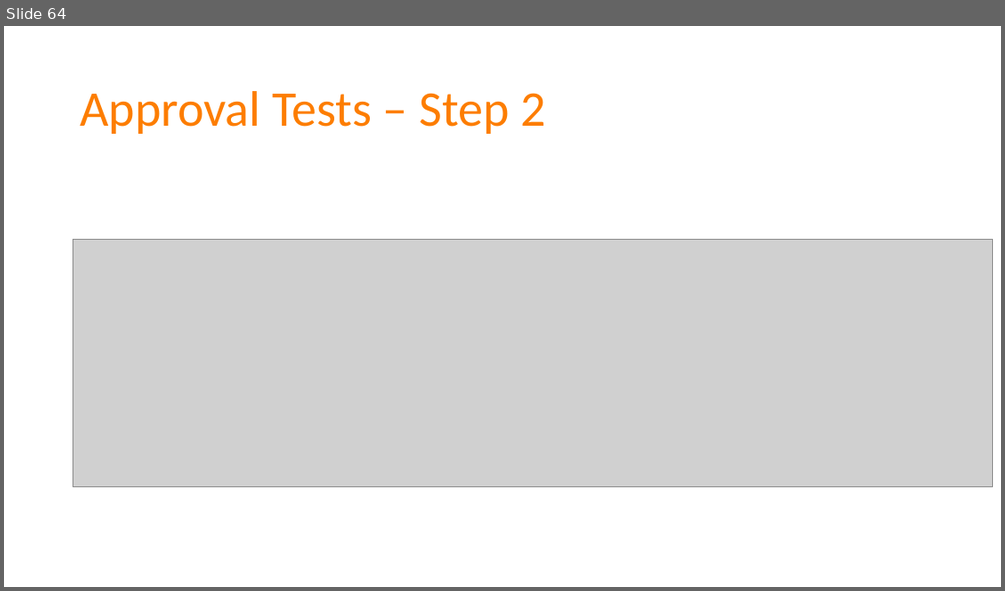
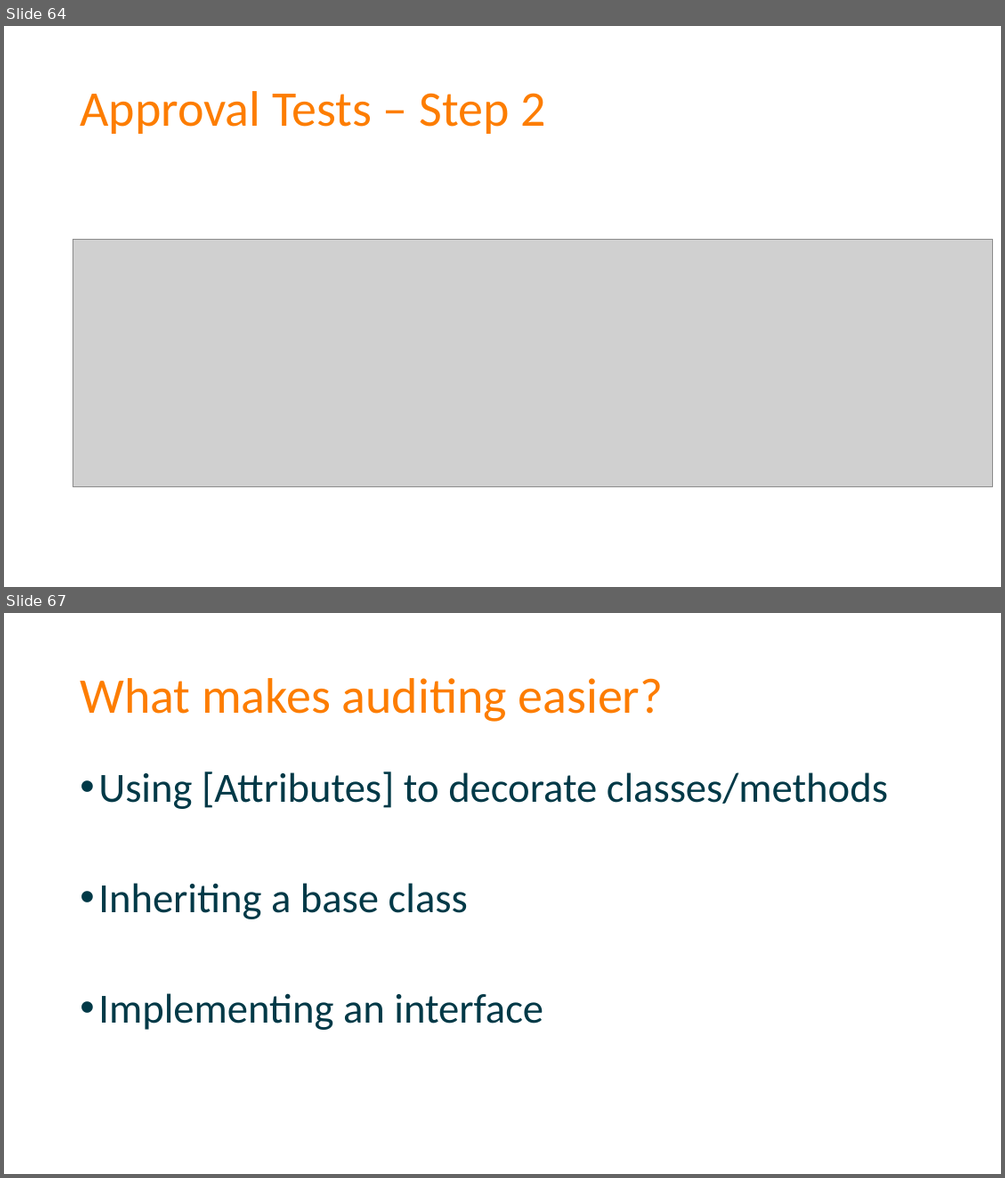
Before and after one commit to spetryjohnson/Talk---Dont-Write-Secure-Code-Design-Secure-Systems, a slide deck: Secure Systems - CodeMash 2017.pptx. Shown one above the other, each under a label of ours: slide 64 before the commit, slides 64 and 67 after it; the slides between them are not shown. The pictures are 1005x591 and 1005x1178 pixels, drawn with LibreOffice and Linux fonts; fonts in the diff are those of the drawing; grey boxes stand for pictures. Boxes give left, top, right and bottom in pixels: in the first picture for what was removed or moved away, otherwise in the second. Text is boxed around its words. In the diff, an @@ line names an element or a change of style, - is before the commit and + after.

```diff
--- a/Secure Systems - CodeMash 2017.pptx
+++ b/Secure Systems - CodeMash 2017.pptx
@@ slide 67 added at <box>4,613,1001,1174</box>, background #FFFFFF @@
@@ title added at <box>80,678,663,722</box>, 48 pt, text #FD7D00 @@
+What makes auditing easier?
@@ text added at <box>98,771,888,1030</box>, 40 pt, text #013947 @@
+• Using [Attributes] to decorate classes/methods
+• Inheriting a base class
+• Implementing an interface
```
Also in this commit, not shown: 2 slides changed, 3 other slides added, 4 slides removed, 1 other file.
